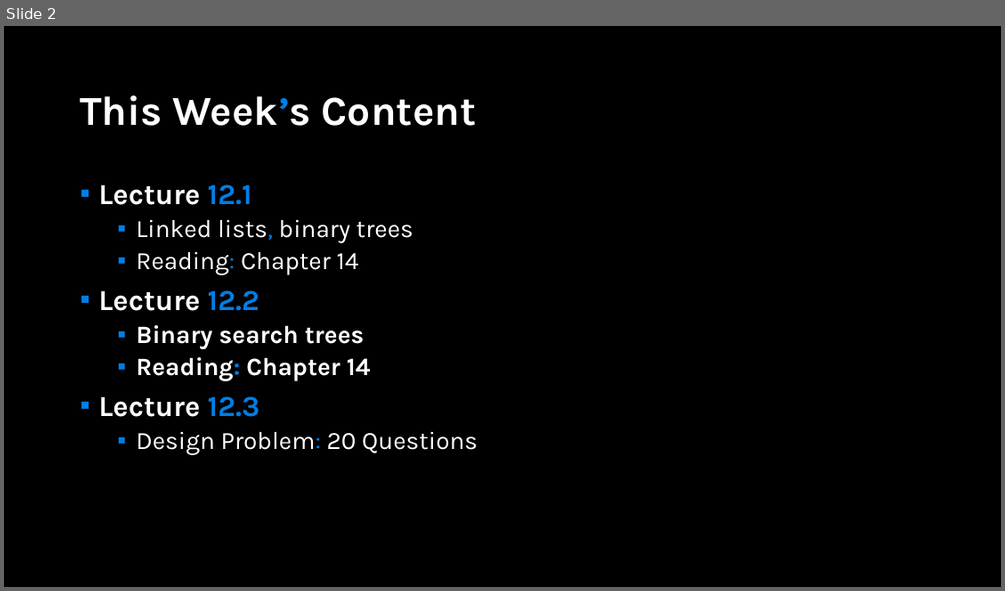
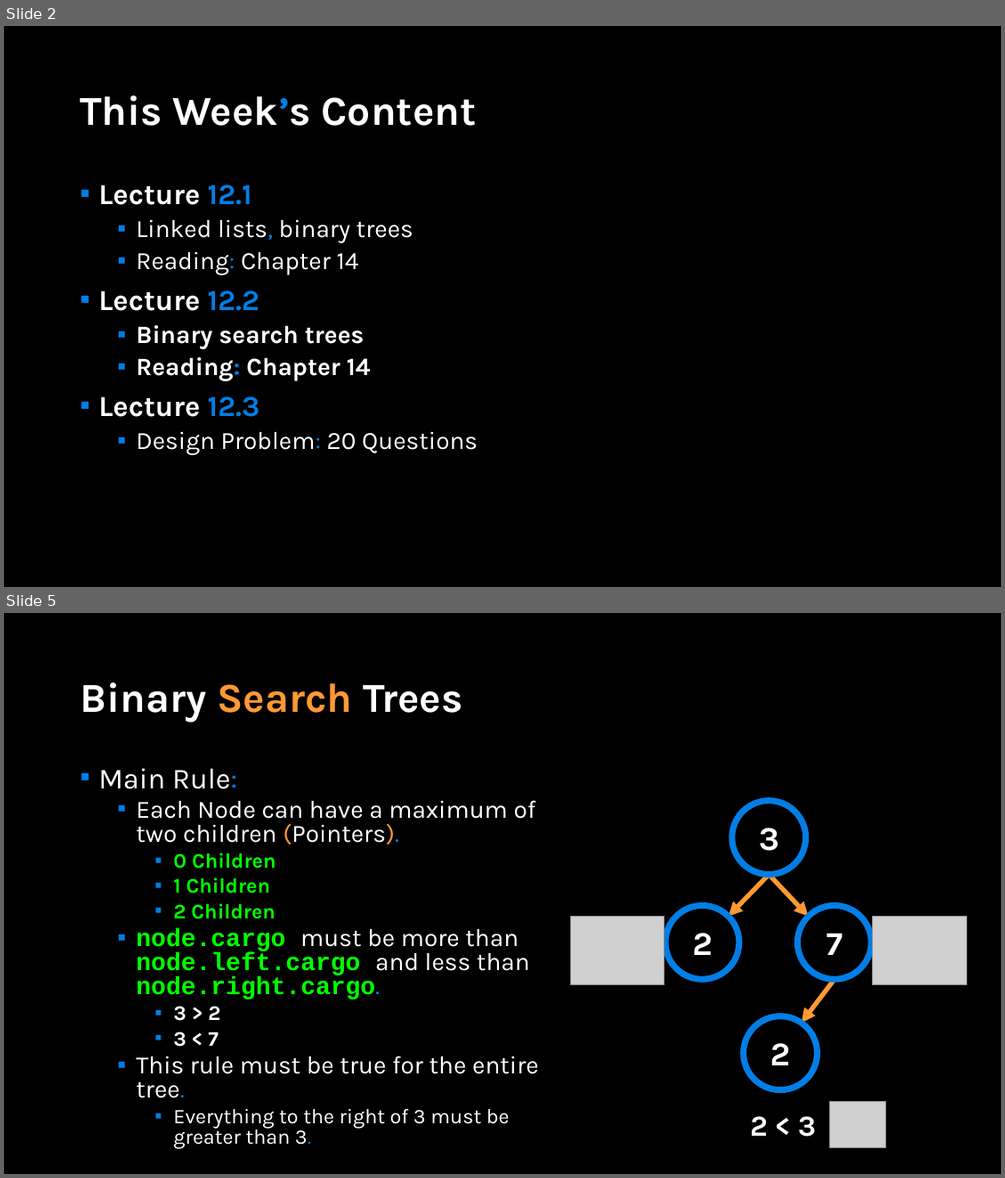
Before and after one commit to APS106/APS106-winter-2022-material, a slide deck: lectures/week12/lecture2/slides/week12_lecture2.pptx. Shown one above the other, each under a label of ours: slide 2 before the commit, slides 2 and 5 after it; the slides between them are not shown. The pictures are 1005x591 and 1005x1178 pixels, drawn with LibreOffice and Linux fonts; fonts in the diff are those of the drawing; grey boxes stand for pictures; background and template pictures are left out. Boxes give left, top, right and bottom in pixels: in the first picture for what was removed or moved away, otherwise in the second. Text is boxed around its words. In the diff, an @@ line names an element or a change of style, - is before the commit and + after.

```diff
--- a/lectures/week12/lecture2/slides/week12_lecture2.pptx
+++ b/lectures/week12/lecture2/slides/week12_lecture2.pptx
@@ slide 5 added at (4, 613, 1001, 1174), background picture (left out) @@
@@ title added at (80, 682, 462, 722), 39.6 pt, text #FFFFFF, bold @@
+Binary Search Trees
@@ text added at (98, 768, 539, 1148), 24 pt, text #FFFFFF @@
+▪ Main Rule:
+  ▪ Each Node can have a maximum of two children (Pointers).
+    ▪ 0 Children
+    ▪ 1 Children
+    ▪ 2 Children
+  ▪ node.cargo must be more than node.left.cargo and less than node.right.cargo.
+    ▪ 3 > 2
+    ▪ 3 < 7
+  ▪ This rule must be true for the entire tree.
+    ▪ Everything to the right of 3 must be greater than 3.
@@ ellipse added at (732, 801, 807, 875), outline #017EE5 6 pt @@
@@ text added at (759, 827, 779, 851), 32 pt, text #FFFFFF, bold @@
+3
@@ arrow added from (769, 874) to (728, 916), #FF9933 4.5 pt @@
@@ arrow added from (769, 874) to (809, 916), #FF9933 4.5 pt @@
@@ ellipse added at (666, 906, 740, 980), outline #017EE5 6 pt @@
@@ ellipse added at (797, 906, 872, 980), outline #017EE5 6 pt @@
@@ picture added at (571, 916, 664, 984) @@
@@ text added at (692, 933, 712, 955), 32 pt, text #FFFFFF, bold @@
+2
@@ text added at (826, 933, 843, 955), 32 pt, text #FFFFFF, bold @@
+7
@@ picture added at (873, 916, 966, 984) @@
@@ arrow added from (834, 980) to (801, 1022), #FF9933 4.5 pt @@
@@ ellipse added at (744, 1016, 817, 1090), outline #017EE5 6 pt @@
@@ text added at (770, 1043, 791, 1065), 32 pt, text #FFFFFF, bold @@
+2
@@ text added at (750, 1116, 816, 1136), 28 pt, text #FFFFFF, bold @@
+2 < 3
@@ picture added at (830, 1102, 886, 1148) @@
```
Also in this commit, not shown: 90 other slides added, 4 other files.
